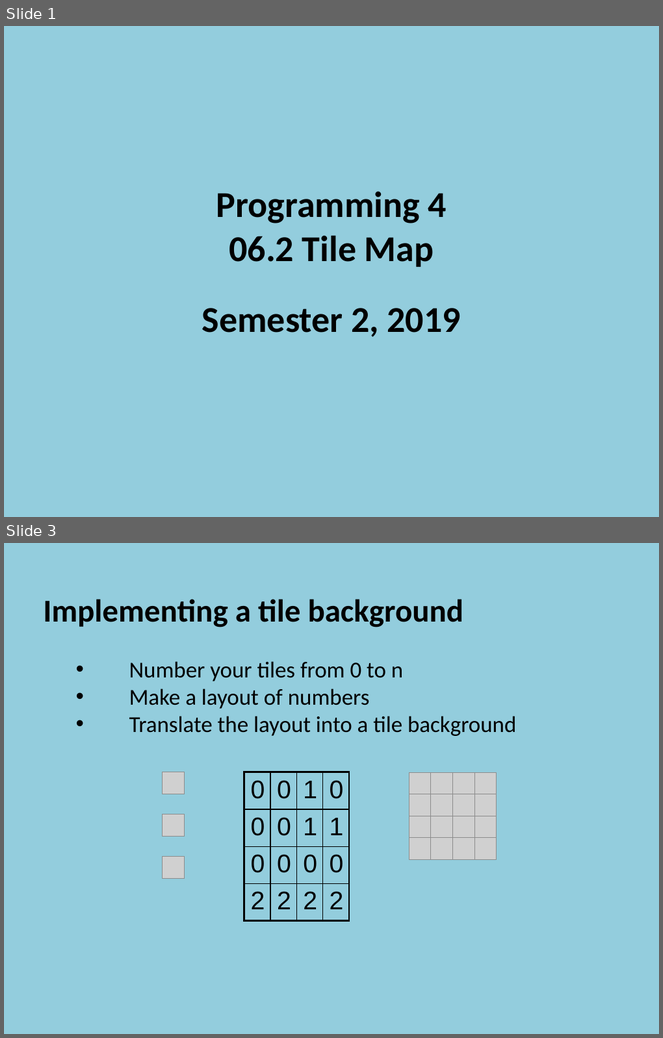
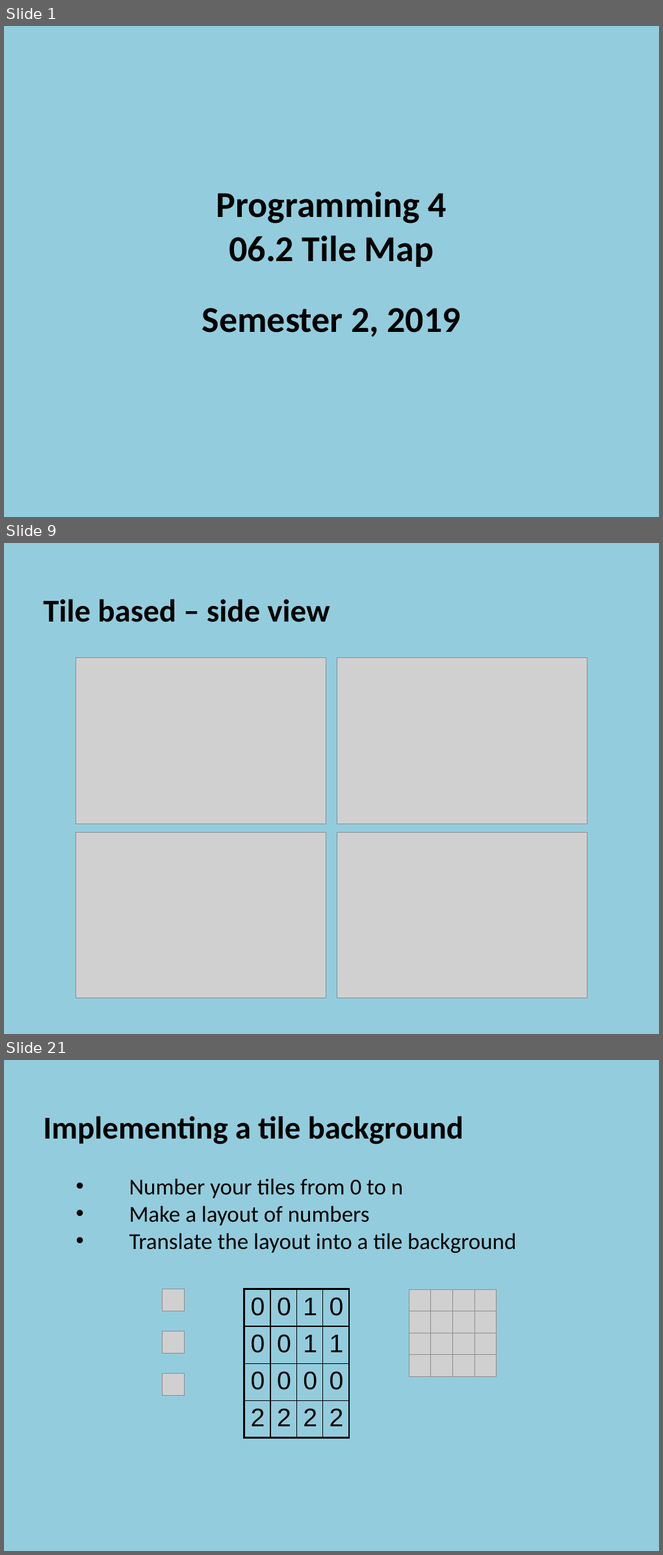
Before and after one commit to szetko/course-materials, a slide deck: Programming 4/06.2 Tile Map/06.2 Tile Map.pptx. Shown one above the other, each under a label of ours: slides 1 and 3 before the commit, slides 1, 9 and 21 after it; the slides between them are not shown. The pictures are 663x1038 and 663x1555 pixels, drawn with LibreOffice and Linux fonts; fonts in the diff are those of the drawing; grey boxes stand for pictures. Boxes give left, top, right and bottom in pixels: in the first picture for what was removed or moved away, otherwise in the second. Text is boxed around its words. In the diff, an @@ line names an element or a change of style, - is before the commit and + after.

Commit message:
Update 6.2 - Tile Maps PP

```diff
--- a/Programming 4/06.2 Tile Map/06.2 Tile Map.pptx
+++ b/Programming 4/06.2 Tile Map/06.2 Tile Map.pptx
@@ slide 9 added at (4, 543, 659, 1034), background #93CDDD @@
@@ text added at (43, 599, 330, 622), 35 pt, text #000000, bold @@
+  Tile based – side view
@@ group added at (76, 657, 587, 999): 4 pictures @@
@@ what was slide 3 is now slide 21 @@
```
Also in this commit, not shown: 1 slide changed, 25 other slides added, 1 slide removed, 8 other files.
